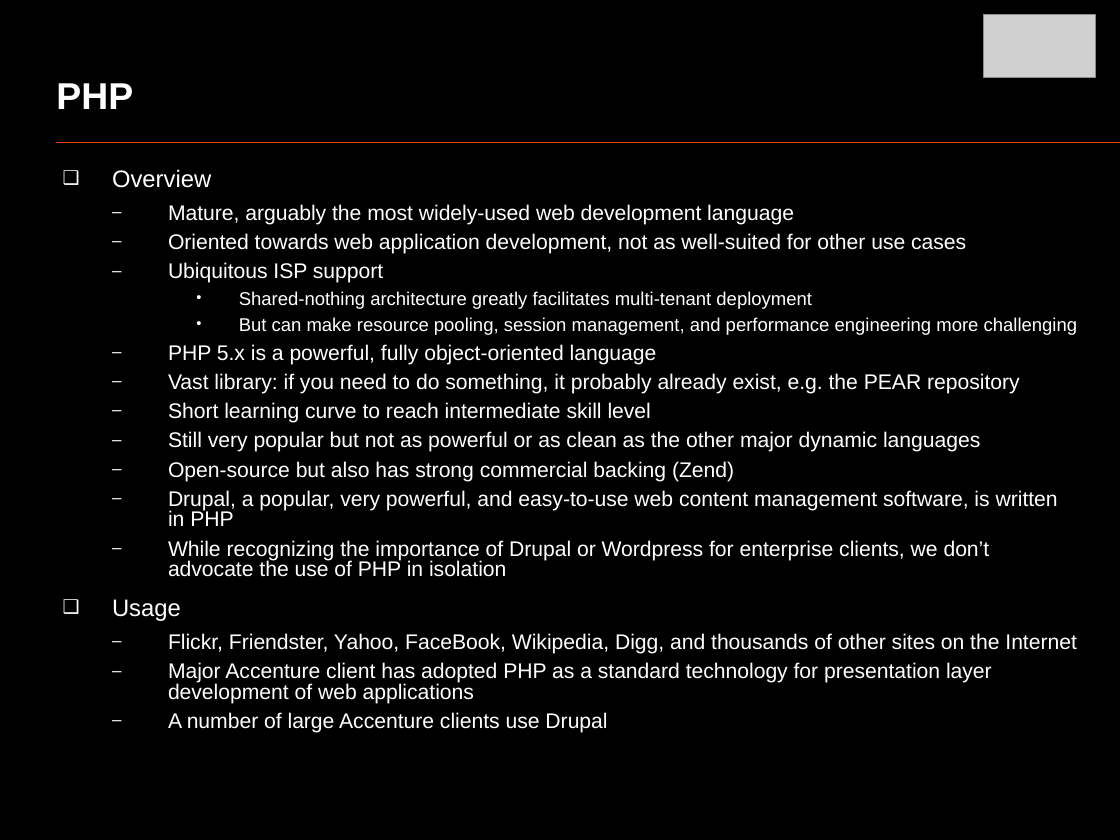
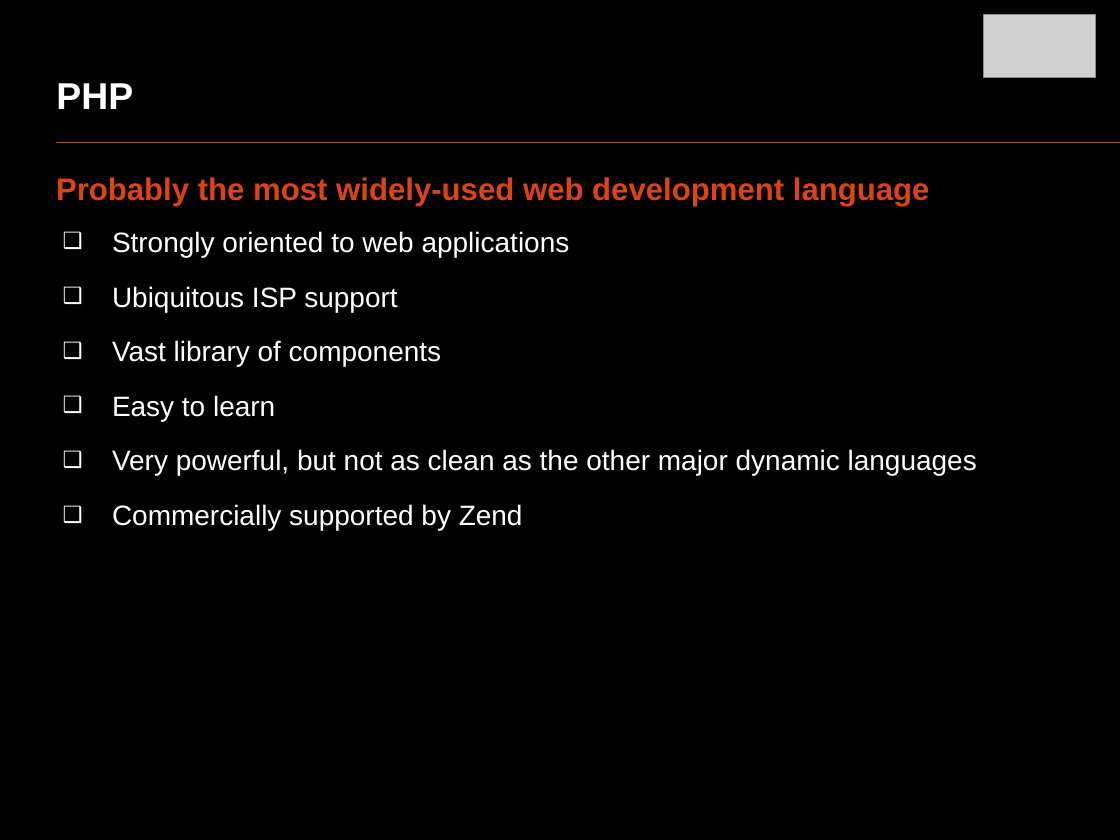
Before and after one commit to oscarrenalias/openslava-2013, a slide deck: slide 11 of Dynamic languages/OpenSlava 2013 - Dynamic languages.pptx (slide 9 before the commit). Drawn at 1120x840 pixels with LibreOffice and Linux fonts; fonts in the diff are those of the drawing; grey boxes stand for pictures. Boxes give left, top, right and bottom in pixels: in the first picture for what was removed or moved away, otherwise in the second. Text is boxed around its words. In the diff, an @@ line names an element or a change of style, - is before the commit and + after.

```diff
--- a/Dynamic languages/OpenSlava 2013 - Dynamic languages.pptx
+++ b/Dynamic languages/OpenSlava 2013 - Dynamic languages.pptx
@@ text at box(56, 177, 930, 257): text changed; size 13.6 to 20 pt; text colour #FFFFFF to #DD4411; bold on @@
-  ❑ Overview
-    – Mature, arguably the most widely-used web development language
-    – Oriented towards web application development, not as well-suited for other use cases
+Probably the most widely-used web development language
+  ❑ Strongly oriented to web applications
@@ text at box(112, 286, 397, 312): size 13.6 to 18 pt in "Ubiquitous ISP support"; bullet – to ❑; list level 3 to 2 in "Ubiquitous ISP support"; line spacing 0.8 to 1 @@
@@ text at box(112, 340, 977, 530): text changed; size 13.6 to 18 pt @@
-      • Shared-nothing architecture greatly facilitates multi-tenant deployment
-      • But can make resource pooling, session management, and performance engineering more challenging
-    – PHP 5.x is a powerful, fully object-oriented language
-    – Vast library: if you need to do something, it probably already exist, e.g. the PEAR repository
-    – Short learning curve to reach intermediate skill level
-    – Still very popular but not as powerful or as clean as the other major dynamic languages
-    – Open-source but also has strong commercial backing (Zend)
-    – Drupal, a popular, very powerful, and easy-to-use web content management software, is written in PHP
-    – While recognizing the importance of Drupal or Wordpress for enterprise clients, we don’t advocate the use of PHP in isolation
-  ❑ Usage
-    – Flickr, Friendster, Yahoo, FaceBook, Wikipedia, Digg, and thousands of other sites on the Internet
-    – Major Accenture client has adopted PHP as a standard technology for presentation layer development of web applications
-    – A number of large Accenture clients use Drupal
+  ❑ Vast library of components
+  ❑ Easy to learn
+  ❑ Very powerful, but not as clean as the other major dynamic languages
+  ❑ Commercially supported by Zend
```
Also in this commit, not shown: 11 other slides changed, 9 slides added.
